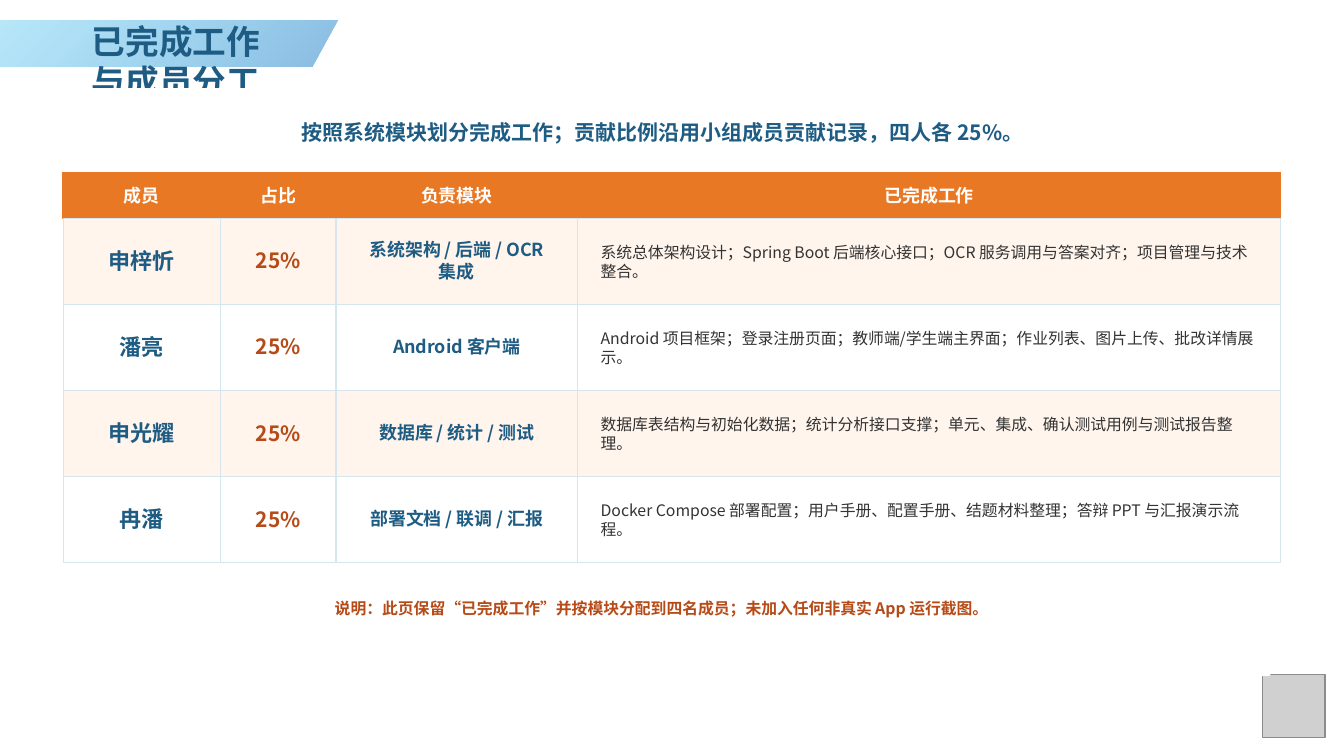
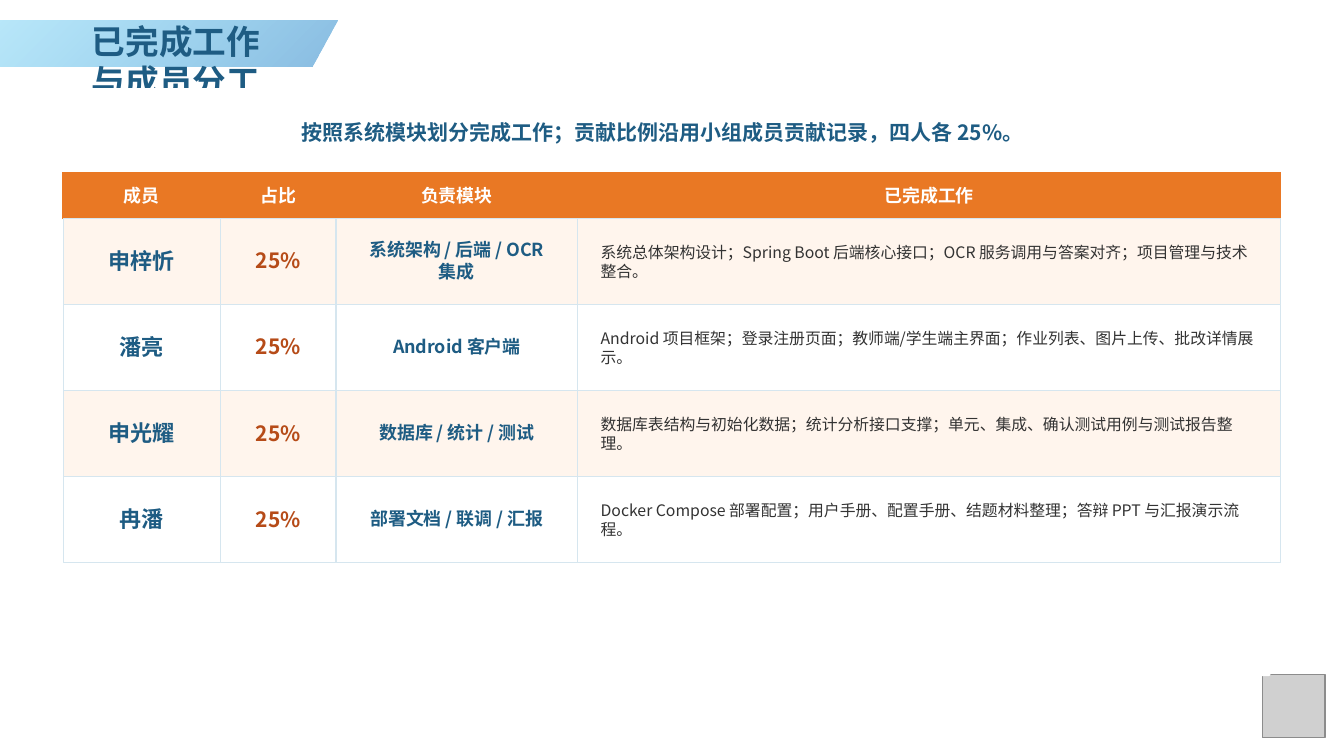
Before and after one commit to xiaoxin9874621/Engineering_Practice, a slide deck: slide 21 of docs/结题报告PPT.pptx. Drawn at 1344x756 pixels with LibreOffice and Linux fonts; fonts in the diff are those of the drawing; grey boxes stand for pictures. Boxes give left, top, right and bottom in pixels: in the first picture for what was removed or moved away, otherwise in the second. Text is boxed around its words. In the diff, an @@ line names an element or a change of style, - is before the commit and + after.

Commit message:
更新结题报告PPT

```diff
--- a/docs/结题报告PPT.pptx
+++ b/docs/结题报告PPT.pptx
@@ text removed at bbox=[335, 600, 988, 618] @@
-说明：此页保留“已完成工作”并按模块分配到四名成员；未加入任何非真实 App 运行截图。
```
